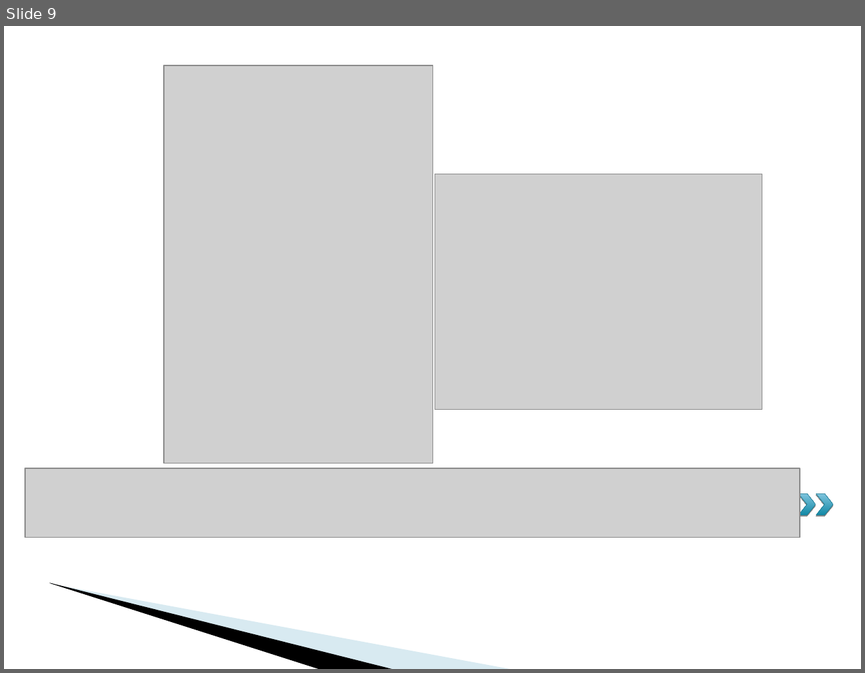
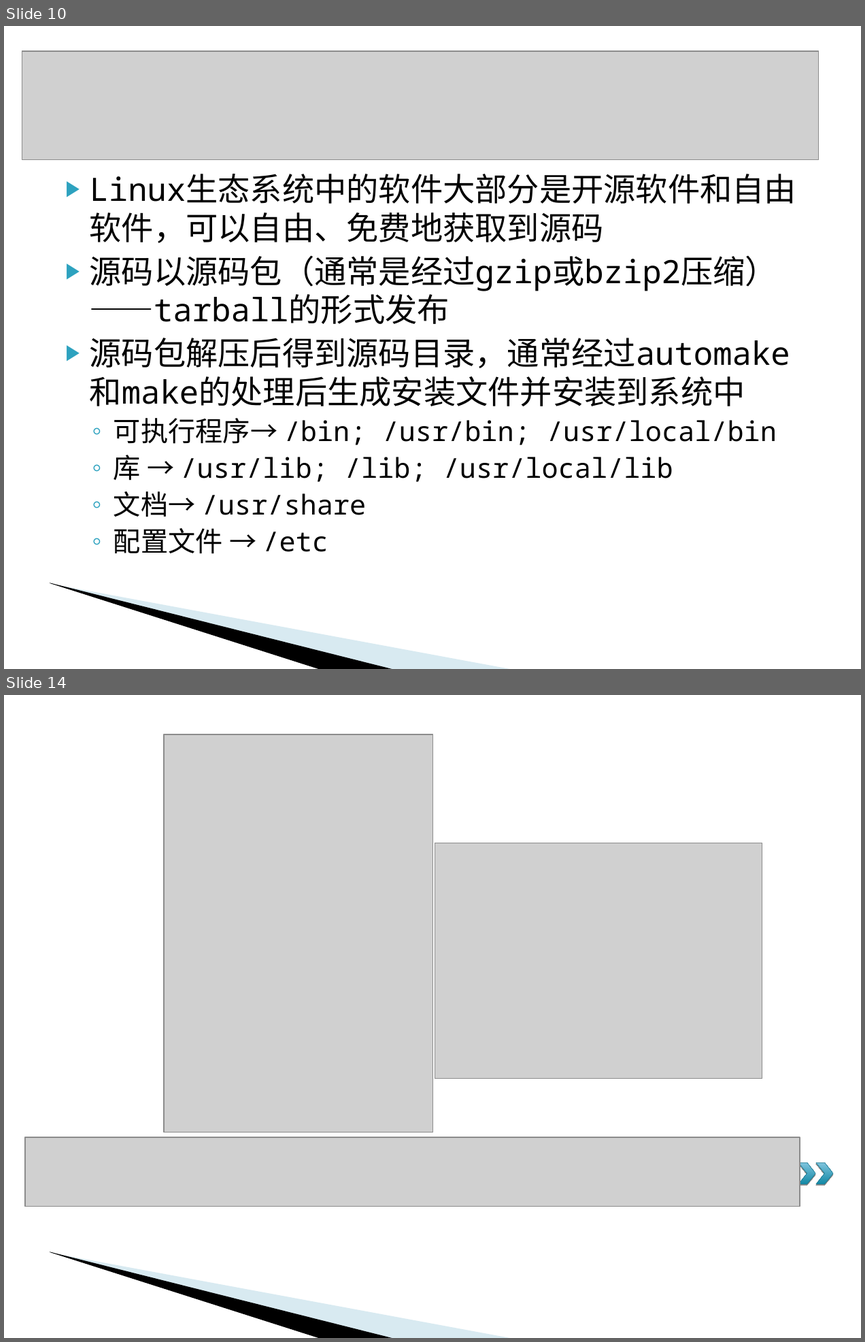
Before and after one commit to L3w1s-L1u/_outline, a slide deck: Linux_Server_2015/Linux包管理器和源码编译.ppt. Shown one above the other, each under a label of ours: slide 9 before the commit, slides 10 and 14 after it; the slides between them are not shown. The pictures are 865x673 and 865x1342 pixels, drawn with LibreOffice and Linux fonts; fonts in the diff are those of the drawing; grey boxes stand for pictures; background and template pictures are left out. Boxes give left, top, right and bottom in pixels: in the first picture for what was removed or moved away, otherwise in the second. Text is boxed around its words. In the diff, an @@ line names an element or a change of style, - is before the commit and + after.

```diff
--- a/Linux_Server_2015/Linux包管理器和源码编译.ppt
+++ b/Linux_Server_2015/Linux包管理器和源码编译.ppt
@@ slide 10 added at (4,26,861,669), background #FFFFFF; not listed: 2 template elements that a slide beside it also shows @@
@@ picture added at (22,51,818,160) @@
@@ text added at (90,212,790,554), 27 pt, text #000000 @@
+▶ Linux生态系统中的软件大部分是开源软件和自由软件，可以自由、免费地获取到源码
+▶ 源码以源码包（通常是经过gzip或bzip2压缩）——tarball的形式发布
+▶ 源码包解压后得到源码目录，通常经过automake和make的处理后生成安装文件并安装到系统中
+  ◦ 可执行程序→ /bin; /usr/bin; /usr/local/bin
+  ◦ 库 → /usr/lib; /lib; /usr/local/lib
+  ◦ 文档→ /usr/share
+  ◦ 配置文件 → /etc
@@ what was slide 9 is now slide 14 @@
```
Also in this commit, not shown: 1 slide changed, 4 other slides added.
